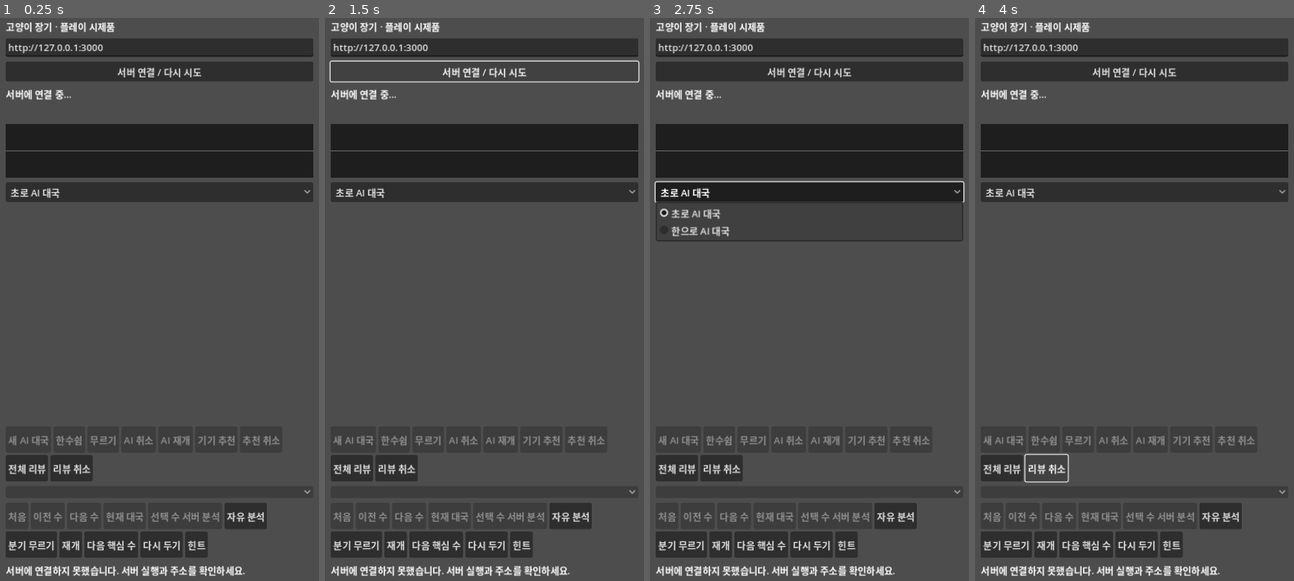
Above: before the commit, frames 1-4 (left to right).
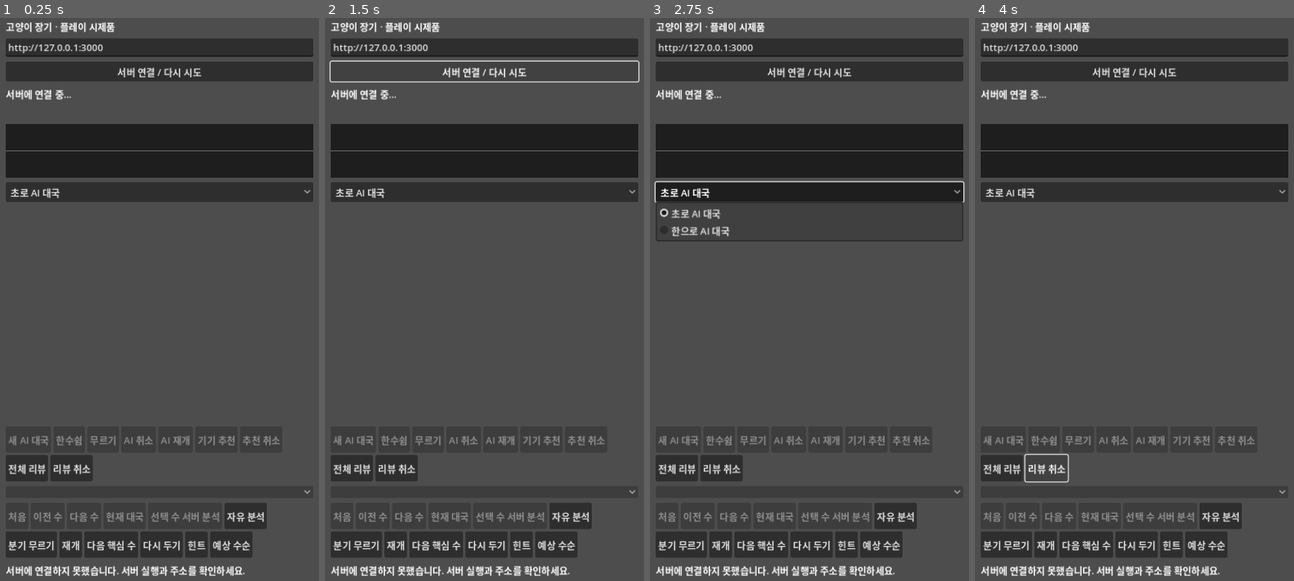
Above: after the commit, the same moments.

Repository: YU-Kangg/janggiAI
Game: Godot game, scene res://main.tscn
The game is run twice, just before and just after one commit, with the same random seed, the same clock (stepped at 60 frames per second) and the same inputs.
Inputs (mouse positions are in pixels of both pictures, inside the frame that each line leads up to):
- Up to frame 1 (0.25 s): no input
- Up to frame 2 (1.5 s): click (557, 547) at 0.5 s, where only the run after the commit has a clickable "예상 수순"; click "서버 연결 / 다시 시도" at 1.25 s
- Up to frame 3 (2.75 s): click "초로 AI 대국" at 2 s
- Up to frame 4 (4 s): click "전체 리뷰" at 2.75 s; click "리뷰 취소" at 3.5 s

The runs differ from the first frame. In frame 1, 0.6% of the frame differs, in the area x 65-80%, y 91-96%; in frame 2, 0.6%; in frame 3, 0.6%; in frame 4, 0.6%.

Commit message:
feat(review): 엔진 예상 수순 자동 재생 추가

Diff:
--- a/godot/main.gd
+++ b/godot/main.gd
@@ -46,6 +46,9 @@
 var retry_expected_move := ""
 var retry_hint_button := Button.new()
 var retry_hint_stage := 0
+var prediction_button := Button.new()
+var prediction_index := -1
+var prediction_generation := 0
 var device_engine = LocalEngine.new()
 var device_recommend := Button.new()
 var device_cancel := Button.new()
@@ -152,6 +155,10 @@
 	retry_hint_button.custom_minimum_size.y = 44
 	retry_hint_button.pressed.connect(show_retry_hint)
 	navigation.add_child(retry_hint_button)
+	prediction_button.text = "예상 수순"
+	prediction_button.custom_minimum_size.y = 44
+	prediction_button.pressed.connect(play_prediction)
+	navigation.add_child(prediction_button)
 	message.autowrap_mode = TextServer.AUTOWRAP_WORD_SMART
 	column.add_child(message)
 	new_game_dialog.dialog_text = "공유 중인 현재 대국을 지우고 새 AI 대국을 시작할까요?"
@@ -462,10 +469,37 @@
 
 func clear_review_analysis() -> void:
 	analysis_generation += 1
+	prediction_generation += 1
+	prediction_index = -1
 	review_analysis = {}
 	analysis_preview = {}
 	analysis_move = ""
 	analysis_stage = 0
+
+func play_prediction() -> void:
+	if pending or review.is_empty() or not variation.is_empty() or review_analysis.is_empty():
+		return
+	var fens: Array = review_analysis.get("prediction", {}).get("fens", [])
+	if fens.size() < 2:
+		return
+	prediction_generation += 1
+	var generation := prediction_generation
+	analysis_generation += 1
+	analysis_move = ""
+	analysis_stage = 0
+	for index in range(fens.size()):
+		if generation != prediction_generation or review.is_empty() or not variation.is_empty():
+			return
+		var preview := review.duplicate(true)
+		preview["fen"] = fens[index]
+		preview["legalMoves"] = []
+		preview["outcome"] = {"over": false, "result": "*", "winner": null, "reason": null}
+		analysis_preview = preview
+		prediction_index = index
+		message.text = "엔진 예상 수순 재생 · %d/%d" % [index, fens.size() - 1]
+		render_board()
+		if index < fens.size() - 1:
+			await get_tree().create_timer(0.55).timeout
 
 func play_review_analysis(payload: Dictionary) -> void:
 	analysis_generation += 1
@@ -715,3 +749,4 @@
 	next_key_move_button.disabled = pending or review.is_empty() or not variation.is_empty() or next_key_ply(view_ply()) < 0
 	retry_button.disabled = pending or review.is_empty() or not variation.is_empty() or view_ply() < 1 or cached_review_result(view_ply()).is_empty()
 	retry_hint_button.disabled = pending or not retry_mode or variation.is_empty() or not variation_moves.is_empty() or retry_hint_stage >= 2
+	prediction_button.disabled = pending or review.is_empty() or not variation.is_empty() or review_analysis.get("prediction", {}).get("fens", []).size() < 2
--- a/godot/smoke.gd
+++ b/godot/smoke.gd
@@ -85,6 +85,10 @@
 	check(app.analysis_stage == 1 and app.analysis_preview.fen == app.review_analysis.beforeFen, "recommendation source highlight")
 	await create_timer(0.6).timeout
 	check(app.analysis_stage == 2 and app.analysis_preview.fen == app.review_analysis.recommendedFen, "recommended piece movement")
+	check(app.review_analysis.prediction.fens.size() >= 2, "prediction positions available")
+	app.play_prediction()
+	await create_timer(0.65).timeout
+	check(app.prediction_index >= 1 and app.message.text.contains("예상 수순"), "prediction auto playback")
 	var retry_move: String = app.review_analysis.recommendedMove
 	app.start_retry()
 	await wait_idle()
Not shown, changed: PROGRESS.md
Not shown, changed: SERVER_REVIEW_NOTES.md
Not shown, changed: godot/README.md
Not shown, changed: server/game.js
Not shown, changed: test/game.test.js
Not shown, changed: test/review-analysis.test.js
